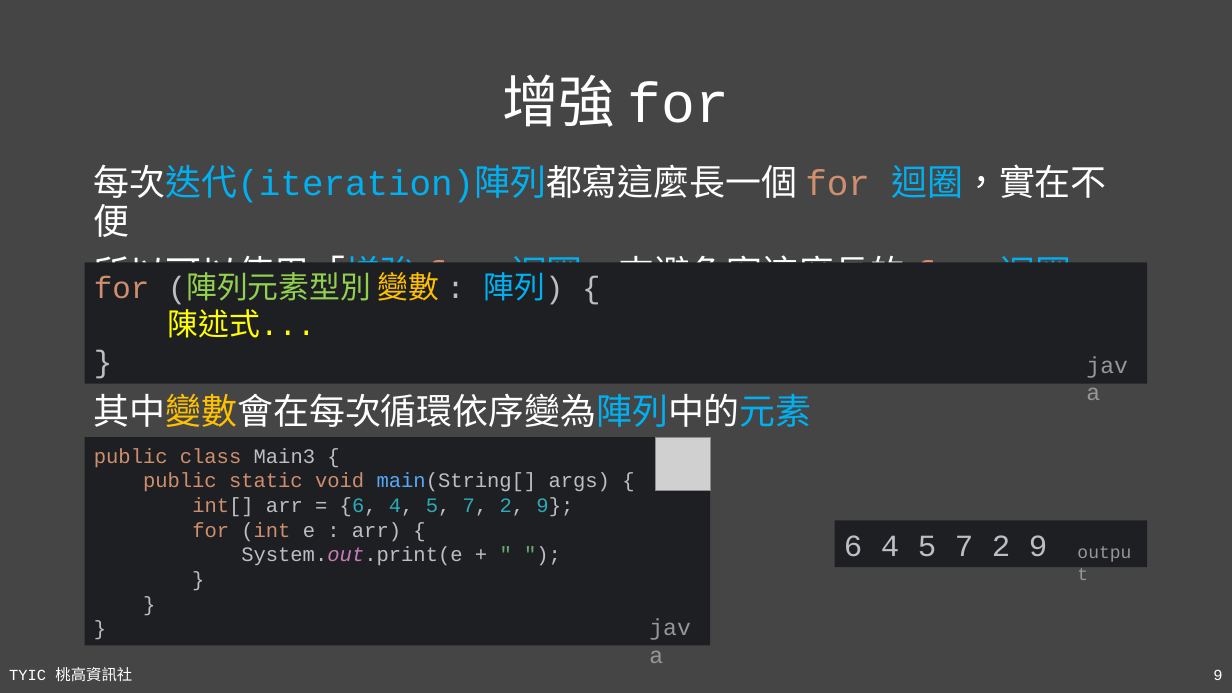
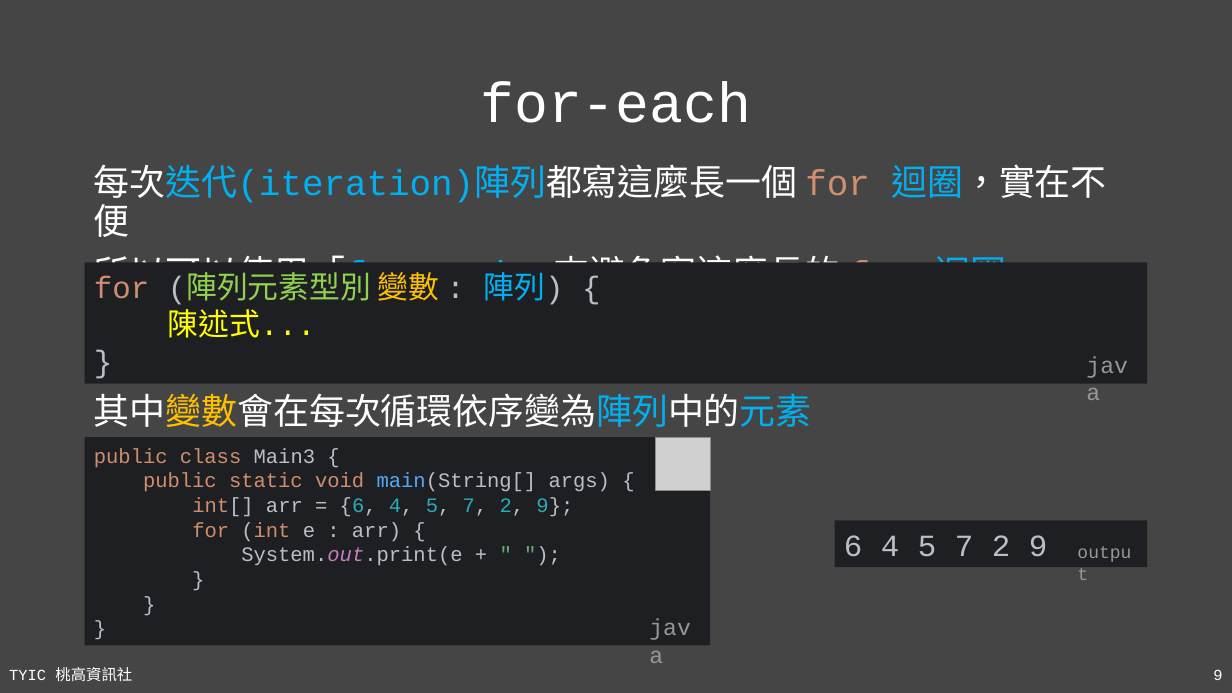
Before and after one commit to TYSHIC/slides, a slide deck: slide 9 of powerpoint/10_包裝類別與工具類別(1).pptx. Drawn at 1232x693 pixels with LibreOffice and Linux fonts; fonts in the diff are those of the drawing; grey boxes stand for pictures. Boxes give left, top, right and bottom in pixels: in the first picture for what was removed or moved away, otherwise in the second. Text is boxed around its words. In the diff, an @@ line names an element or a change of style, - is before the commit and + after.

```diff
--- a/powerpoint/10_包裝類別與工具類別(1).pptx
+++ b/powerpoint/10_包裝類別與工具類別(1).pptx
@@ title at (480,81,751,123): text changed @@
-增強 for
+for-each
@@ text at (94,255,1006,296): text changed @@
-所以可以使用「增強 for 迴圈」來避免寫這麼長的 for 迴圈
+所以可以使用「for-each」來避免寫這麼長的 for 迴圈
```
Also in this commit, not shown: 3 other files.
